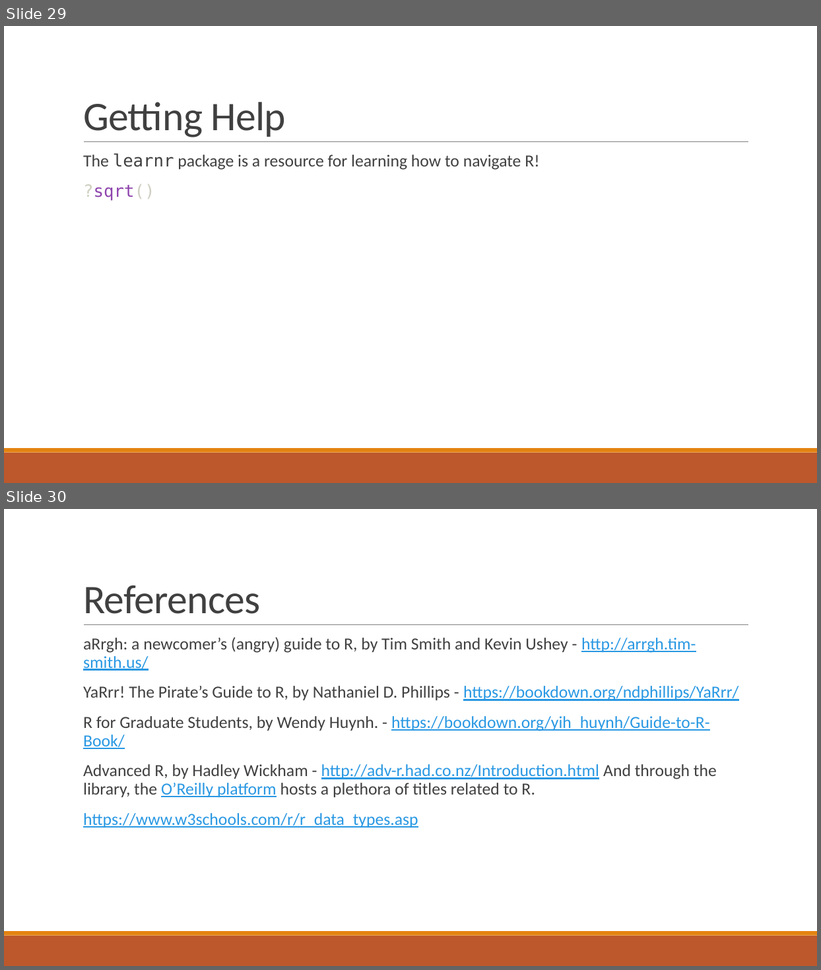
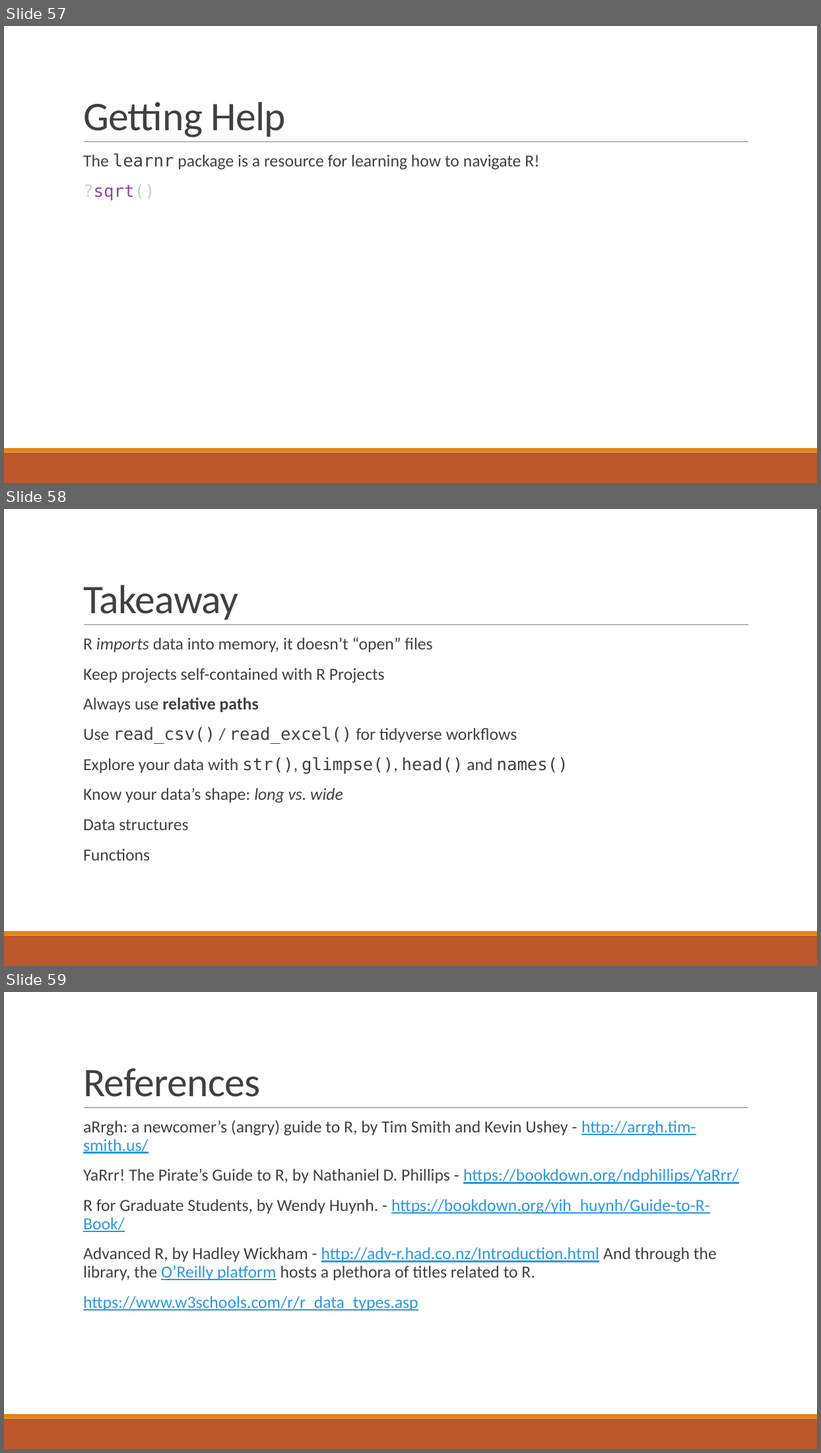
Before and after one commit to csc-ubc-okanagan/workshops, a slide deck: guides/Additional-talks/fundamental-concepts-with-RStudio-90-mins.pptx. Shown one above the other, each under a label of ours: slides 29 and 30 before the commit, slides 57, 58 and 59 after it. The pictures are 821x970 and 821x1453 pixels, drawn with LibreOffice and Linux fonts; fonts in the diff are those of the drawing. Boxes give left, top, right and bottom in pixels: in the first picture for what was removed or moved away, otherwise in the second. Text is boxed around its words. In the diff, an @@ line names an element or a change of style, - is before the commit and + after.

```diff
--- a/guides/Additional-talks/fundamental-concepts-with-RStudio-90-mins.pptx
+++ b/guides/Additional-talks/fundamental-concepts-with-RStudio-90-mins.pptx
@@ slide 58 added at <box>4,509,817,966</box>, background #FFFFFF; not listed: 3 template elements that a slide beside it also shows @@
@@ title added at <box>83,585,238,620</box>, 48 pt, text #404040 @@
+Takeaway
@@ text added at <box>83,637,568,861</box>, 20 pt, text #404040 @@
+  R imports data into memory, it doesn’t “open” files
+  Keep projects self-contained with R Projects
+  Always use relative paths
+  Use read_csv() / read_excel() for tidyverse workflows
+  Explore your data with str(), glimpse(), head() and names()
+  Know your data’s shape: long vs. wide
+  Data structures
+  Functions
@@ what was slide 29 is now slide 57 @@
@@ what was slide 30 is now slide 59 @@
```
Also in this commit, not shown: 9 slides changed, 29 other slides added, 1 slide removed, 2 other files.
